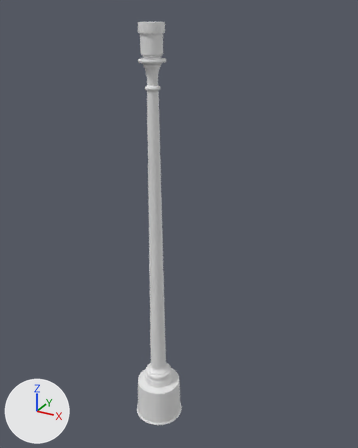
Before and after pictures for a commit that changed the Blender file assignment2_v1.4.blend.
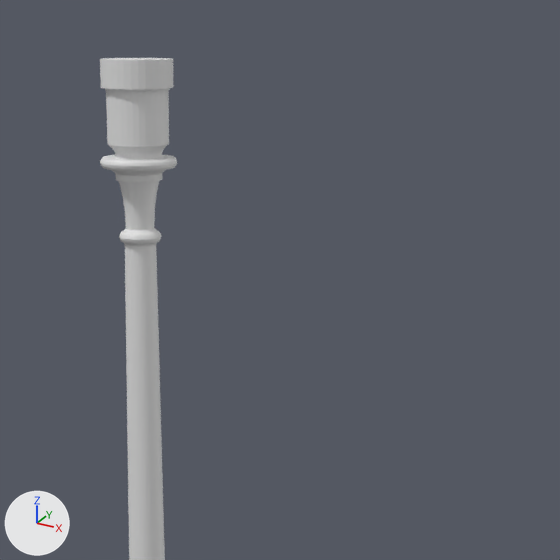
Each version appears first from a camera (50 mm lens) standing at (1.73, -3.04, 1.73) and looking at (0.4, -0.62, 0.53), and next in a close-up on the part from 28% to 86% of the width and 0% to 46% of the height. The lights are fixed; the arrows at lower left show +X, +Y and +Z.

The older version as bpy lines, for what is in view:
```python
me_circle_001 = bpy.data.meshes.new('Circle.001')
me_circle_001.from_pydata(...)  # 308 vertices, 158 faces; spans x -1.0..3.22, y -1.0..1.73, z 0.0..0.19
me_cylinder_001 = bpy.data.meshes.new('Cylinder.001')
me_cylinder_001.from_pydata(...)  # 1984 vertices, 1954 faces; spans x -1.1..1.1, y -2.6..-0.3, z -1.0..18.7
me_cylinder_003 = bpy.data.meshes.new('Cylinder.003')
me_cylinder_003.from_pydata(...)  # 1440 vertices, 1370 faces; spans x -3.93..3.9, y -3.84..3.84, z -1.4..9.16
me_sphere = bpy.data.meshes.new('Sphere')
me_sphere.from_pydata(...)  # 4538 vertices, 4608 faces; spans x -1.0..1.0, y -1.0..1.0, z -1.0..1.0
ob_circle_001 = bpy.data.objects.new('Circle.001', me_circle_001)
ob_circle_001.location = (10.906, 0.018, 7.468)
ob_circle_001.rotation_euler = (1.571, 0.0, 0.0)  # degrees (90, 0, 0)
ob_circle_001.scale = (0.632, 0.632, 0.632)
ob_cylinder_002 = bpy.data.objects.new('Cylinder.002', me_cylinder_003)
ob_cylinder_002.location = (13.97, 0.018, 8.636)
ob_cylinder_002.scale = (-0.196, -0.196, -0.196)
ob_cylinder_003 = bpy.data.objects.new('Cylinder.003', me_cylinder_001)
ob_cylinder_003.location = (0.0, 0.0, -1.268)
ob_cylinder_003.scale = (0.173, 0.173, 0.156)
ob_sphere = bpy.data.objects.new('Sphere', me_sphere)
ob_sphere.location = (13.973, 0.018, 6.081)
```
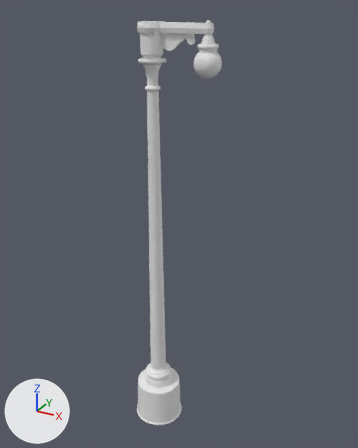
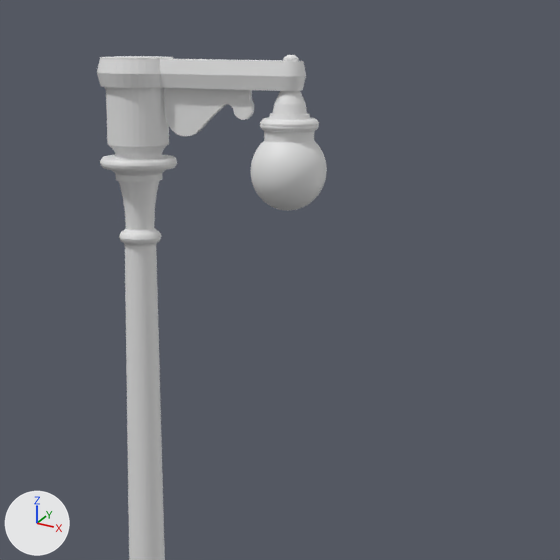
The change, as a diff of the scene's bpy script:
```diff
--- a/assignment2_v1.4.blend.py
+++ b/assignment2_v1.4.blend.py
@@ me_cylinder_001 @@
 # used by ob_cylinder_003; location = (0.0, 0.0, -1.268); scale = (0.173, 0.173, 0.156)
-me_cylinder_001.from_pydata(...)  # 1984 vertices, 1954 faces; spans x -1.1..1.1, y -2.6..-0.3, z -1.0..18.7
+me_cylinder_001.from_pydata(...)  # 2048 vertices, 2018 faces; spans x -1.1..1.1, y -2.6..-0.3, z -1.0..18.7
+# me_cylinder_001 part 1
+# 32 faces are deleted
+# 64 vertices are added at x -0.5..0.5, y -2.0..-0.9, z 18.5..18.7
+# 96 new faces join them
@@ ob_circle_003 @@
+ob_circle_003 = bpy.data.objects.new('Circle.003', me_circle_001.copy())  # the mesh of ob_circle_001
+ob_circle_003.location = (0.13, -0.249, 1.537)
+ob_circle_003.rotation_euler = (1.571, 0.0, 0.0)  # degrees (90, 0, 0)
+ob_circle_003.scale = (0.053, 0.053, 0.053)
@@ ob_sphere_001 @@
+ob_sphere_001 = bpy.data.objects.new('Sphere.001', me_sphere.copy())  # the mesh of ob_sphere
+ob_sphere_001.location = (0.388, -0.249, 1.42)
+ob_sphere_001.scale = (0.0839, 0.0839, 0.0839)
@@ ob_cylinder_006 @@
+ob_cylinder_006 = bpy.data.objects.new('Cylinder.006', me_cylinder_003.copy())  # the mesh of ob_cylinder_002
+ob_cylinder_006.location = (0.388, -0.249, 1.635)
+ob_cylinder_006.scale = (-0.0165, -0.0165, -0.0165)
@@ ob_cube_002 @@
+ob_cube_002 = bpy.data.objects.new('Cube.002', me_cube_002.copy())  # the mesh of ob_cube
+ob_cube_002.location = (0.262, -0.249, 1.493)
+ob_cube_002.scale = (0.0839, 0.0839, 0.0839)
```

Where the change shows, as pixel boxes [x1, y1, x2, y2] in the close-ups (560 x 560 px):
'Cylinder.003', reshaped
    before: [100, 58, 177, 560]
    after: [97, 56, 177, 560]
'Sphere.001', added
    after: [251, 141, 327, 211]
'Cube.002', added
    after: [160, 59, 306, 91]
'Circle.003', added
    after: [164, 88, 254, 136]
'Cylinder.006', added
    after: [260, 55, 319, 142]
part 1 of me_cylinder_001, built on
    before: [100, 59, 174, 89]
    after: [97, 57, 173, 88]
